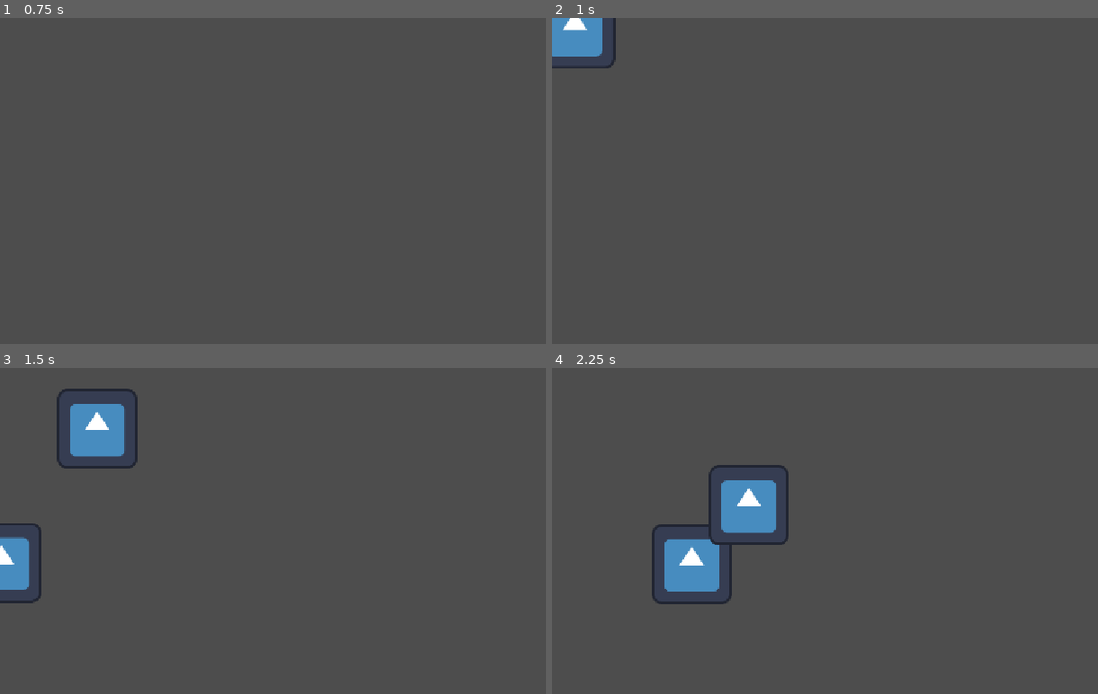
Above: before the commit, frames 1-4 (two rows, left to right).
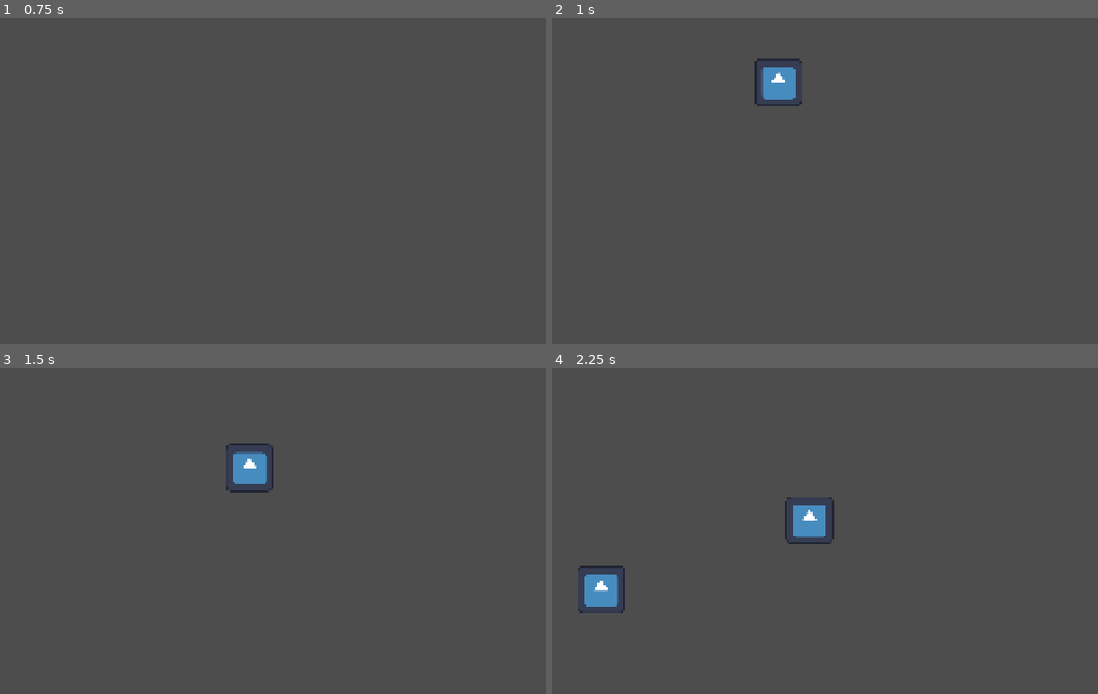
Above: after the commit, the same moments.

Repository: zabenn/gmtk-2026
Game: Godot game, scene res://scenes/main/main.tscn
The game is run twice, just before and just after one commit, with the same random seed, the same clock (stepped at 60 frames per second) and the same inputs. The engine's default icon, where the game draws it, is replaced by a stand-in: a white triangle on a blue panel in a dark square.
Inputs (mouse positions are in pixels of both pictures, inside the frame that each line leads up to):
- Up to frame 1 (0.75 s): tap Enter at 0.5 s; move the mouse to (518, 200) at 0.52 s
- Up to frame 2 (1 s): no input
- Up to frame 3 (1.5 s): move the mouse to (218, 589) at 1.27 s
- Up to frame 4 (2.25 s): move the mouse to (983, 482) at 2.02 s

Frame 1 is identical in both runs. In frame 2, 2.1% of the frame differs, in the area x 0-46%, y 0-27%; in frame 3, 4.0%; in frame 4, 5.5%, in the area x 4-52%, y 29-76%.

Commit message:
Enemy spawn proto finished

Diff:
--- a/project.godot
+++ b/project.godot
@@ -17,6 +17,8 @@
 
 [display]
 
+window/size/viewport_width=1920
+window/size/viewport_height=1080
 window/stretch/mode="canvas_items"
 window/stretch/aspect="expand"
 
--- a/scenes/main/main.tscn
+++ b/scenes/main/main.tscn
@@ -15,11 +15,12 @@
 
 [node name="Enemy" parent="World" unique_id=773616265 instance=ExtResource("4_ow5a4")]
 unique_name_in_owner = true
-position = Vector2(-447, 304)
+position = Vector2(-540, 647)
 
 [node name="EnemySpawnTimer" type="Timer" parent="World" unique_id=1663083597]
 unique_name_in_owner = true
 autostart = true
 
 [node name="Interface" parent="." unique_id=2088915800 instance=ExtResource("4_hujxm")]
+visible = false
 script = ExtResource("5_yyfjg")
--- a/scenes/world/world.gd
+++ b/scenes/world/world.gd
@@ -10,7 +10,9 @@
 	enemy_spawn_timer.timeout.connect(_on_timer_timeout)
 
 func _on_timer_timeout():
-	var enemy_spawnpoint = Vector2(randf_range(10,100),randf_range(10,100))
+	var enemy_spawnpoint = Vector2(randf_range(100,1800),randf_range(100,960))
 	var enemy = enemy_scene.instantiate()
+	#add a timer to spawn enemies with like a shadow to telegraph
 	enemy.global_position = enemy_spawnpoint
 	add_child(enemy)
+	spawn_time = randf_range(0,2)
